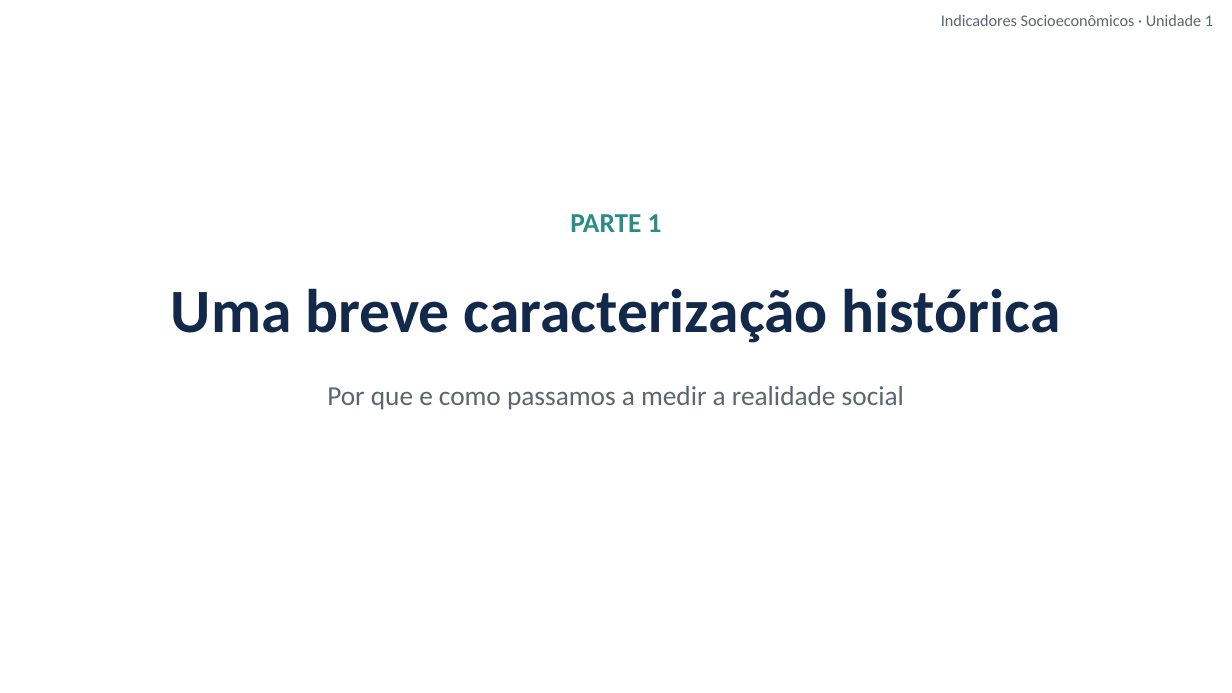
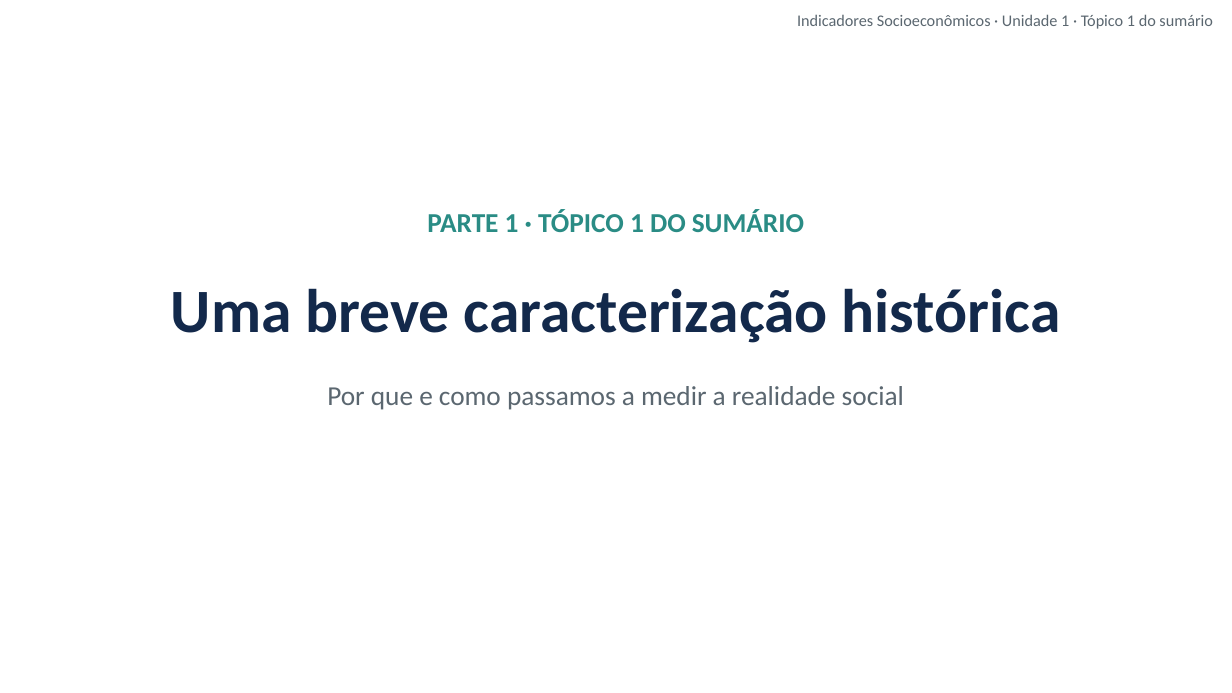
Before and after one commit to cleitonfranco74/gestao_publica, a slide deck: slide 3 of disciplina-08-indicadores-socioeconomicos/materiais/01_Unidade_1_Indicadores_Sociais_Conceito_e_Medidas.pptx. Drawn at 1232x693 pixels with LibreOffice and Linux fonts; fonts in the diff are those of the drawing; background and template pictures are left out. Boxes give left, top, right and bottom in pixels: in the first picture for what was removed or moved away, otherwise in the second. Text is boxed around its words. In the diff, an @@ line names an element or a change of style, - is before the commit and + after.

```diff
--- a/disciplina-08-indicadores-socioeconomicos/materiais/01_Unidade_1_Indicadores_Sociais_Conceito_e_Medidas.pptx
+++ b/disciplina-08-indicadores-socioeconomicos/materiais/01_Unidade_1_Indicadores_Sociais_Conceito_e_Medidas.pptx
@@ text at (797,14,1213,29): text changed @@
-Indicadores Socioeconômicos · Unidade 1
+Indicadores Socioeconômicos · Unidade 1 · Tópico 1 do sumário
@@ text at (427,210,804,232): text changed @@
-PARTE 1
+PARTE 1 · TÓPICO 1 DO SUMÁRIO
```
Also in this commit, not shown: 15 other slides changed, 1 slide added, 8 other files.
